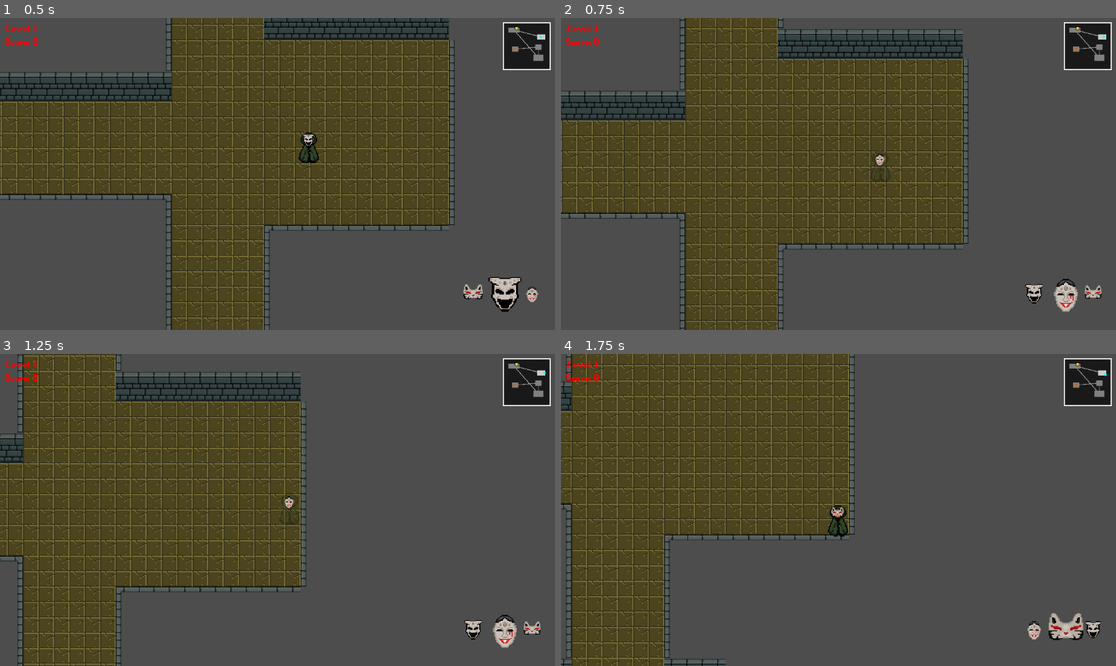
Above: before the commit, frames 1-4 (two rows, left to right).
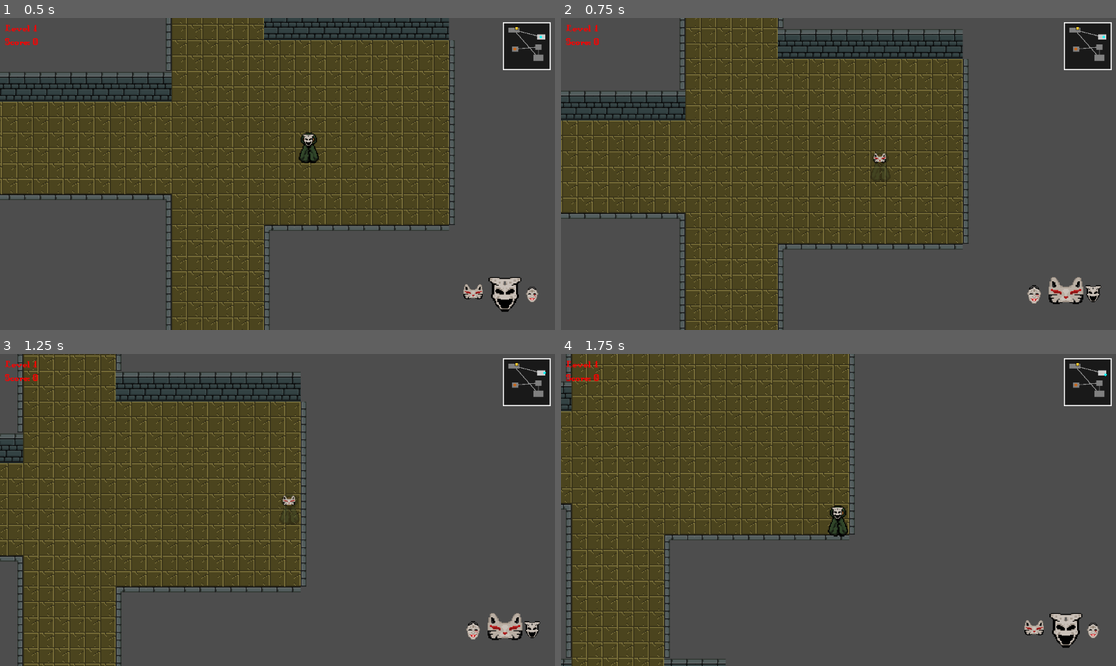
Above: after the commit, the same moments.

Repository: afilipovski/masked-descent
Game: Godot game, scene res://scenes/main.tscn
The game is run twice, just before and just after one commit, with the same random seed, the same clock (stepped at 60 frames per second) and the same inputs.
Inputs:
- Up to frame 1 (0.5 s): no input
- Up to frame 2 (0.75 s): tap Enter (ui_accept) at 0.5 s; hold D (move_right) from 0.53 s (still down); hold Tab (cycle_mask) from 0.53 s (still down)
- Up to frame 3 (1.25 s): keep holding D (move_right); keep holding Tab (cycle_mask); tap Enter (ui_accept) at 0.77 s
- Up to frame 4 (1.75 s): release D (move_right) at 1.28 s; release Tab (cycle_mask) at 1.28 s; hold S (move_down) from 1.28 s (still down); tap E (Interact) at 1.35 s; tap Enter (ui_accept) at 1.52 s; tap Tab (cycle_mask) at 1.55 s

Frame 1 is identical in both runs. In frame 2, 0.7% of the frame differs, in the area x 56-98%, y 43-95%; in frame 3, 0.7%; in frame 4, 0.7%, in the area x 48-98%, y 48-95%.

Commit message:
consolidate mask switching

Diff:
--- a/scripts/character_body_2d.gd
+++ b/scripts/character_body_2d.gd
@@ -35,6 +35,8 @@
 	add_child(combat_manager)
 	health = max_health
 	reset_position()
+
+	combat_manager.mask_changed.connect(_on_combat_mask_changed)
 
 	# Load mask textures
 	mask_textures = [
@@ -212,11 +214,6 @@
 
 func apply_knockback(force: Vector2):
 	knockback_velocity = force
-
-func _on_mask_changed(mask_index: int):
-	if mask_index >= 0 and mask_index < mask_textures.size():
-		mask_sprite.texture = mask_textures[mask_index]
-		print("Player mask changed to: ", mask_index)
 
 func spawn_melee_hitbox(direction: Vector2) -> void:
 	var hitbox = MELEE_HITBOX.instantiate()
@@ -246,3 +243,14 @@
 				else:
 					print("Chest is already opened")
 			break
+
+func _on_combat_mask_changed(mask_type: Masks.Type):
+	var mask_index = mask_type as int
+	if mask_index >= 0 and mask_index < mask_textures.size():
+		mask_sprite.texture = mask_textures[mask_index]
+
+	var mask_ui = get_parent().get_node_or_null("UI/MaskInventory")
+	if mask_ui and mask_ui.has_method("update_display"):
+		mask_ui.update_display(mask_type)
+
+	print("Player mask changed to: ", Masks.get_mask_name(mask_type))
--- a/scripts/mask_inventory.gd
+++ b/scripts/mask_inventory.gd
@@ -4,14 +4,10 @@
 @onready var current_mask_slot = $CarouselContainer/CurrentMask
 @onready var next_mask_slot = $CarouselContainer/NextMask
 
-# Define all available mask textures
 var mask_textures = []
 var current_mask_index = 0
 
-signal mask_changed(mask_index: int)
-
 func _ready():
-	# Load mask textures
 	mask_textures = [
 		load("res://assets/mask_1.png"),
 		load("res://assets/mask_2.png"),
@@ -21,21 +17,12 @@
 	_update_carousel_display()
 
 
-func _input(event):
-	if event.is_action_pressed("cycle_mask"):
-		cycle_to_next_mask()
-
-
-func cycle_to_next_mask():
+func update_display(mask_type: Masks.Type):
 	if mask_textures.size() == 0:
 		return
 
-	current_mask_index = (current_mask_index + 1) % mask_textures.size()
+	current_mask_index = mask_type as int
 	_update_carousel_display()
-	mask_changed.emit(current_mask_index)
-
-	print("Switched to mask: ", current_mask_index)
-
 
 func _update_carousel_display():
 	if mask_textures.size() == 0:
